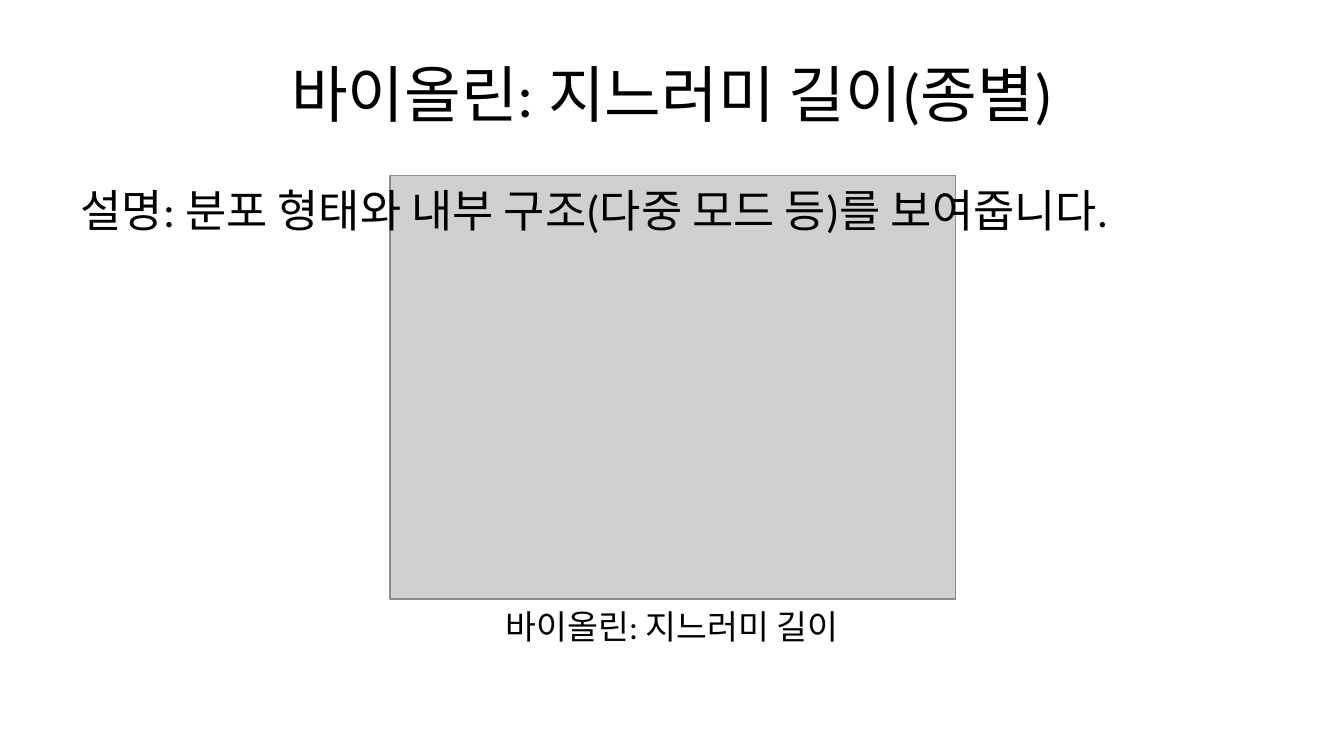
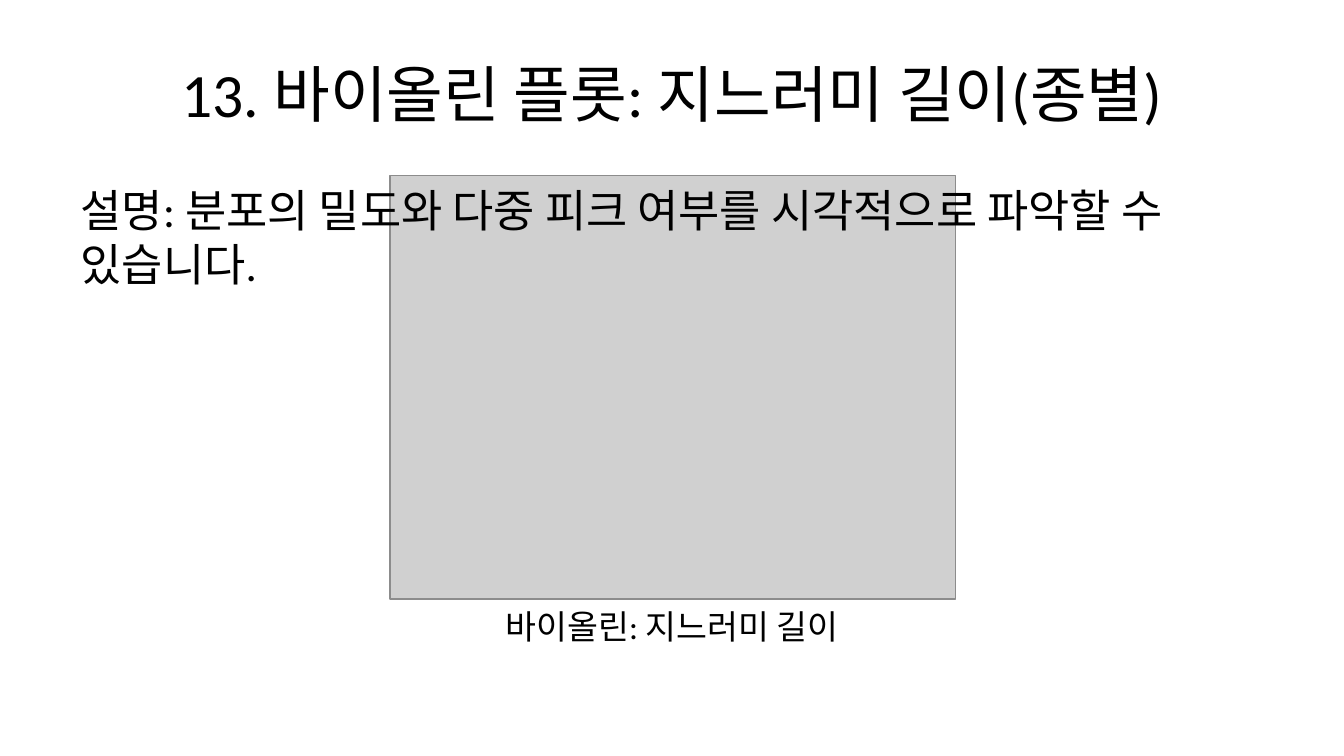
Before and after one commit to urbanrube/ICB_slide, a slide deck: slide 16 of output/slides.pptx. Drawn at 1344x756 pixels with LibreOffice and Linux fonts; fonts in the diff are those of the drawing; grey boxes stand for pictures. Boxes give left, top, right and bottom in pixels: in the first picture for what was removed or moved away, otherwise in the second. Text is boxed around its words. In the diff, an @@ line names an element or a change of style, - is before the commit and + after.

```diff
--- a/output/slides.pptx
+++ b/output/slides.pptx
@@ title at (182, 66, 1162, 126): text changed @@
-바이올린: 지느러미 길이(종별)
+13. 바이올린 플롯: 지느러미 길이(종별)
@@ text at (81, 182, 1162, 285): text changed @@
-설명: 분포 형태와 내부 구조(다중 모드 등)를 보여줍니다.
+설명: 분포의 밀도와 다중 피크 여부를 시각적으로 파악할 수 있습니다.
```
Also in this commit, not shown: 22 other slides changed, 3 slides added.
